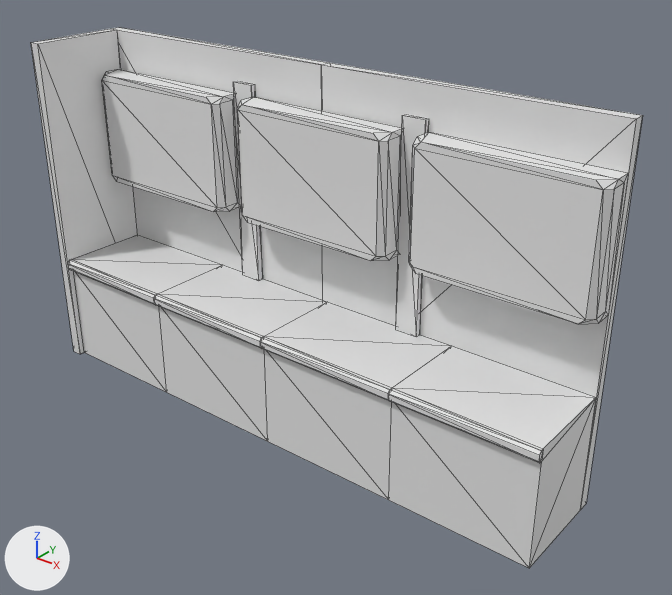
Two versions of the glTF model SpaceHorrorGame/assets/Walls/Large/Kitchen_Wall.gltf, one commit apart.
Rendered twice from a camera (50 mm lens) standing at (9.16, -11.28, 9.01) and looking at (0.71, -0.72, 2.46). Arrows for +X, +Y and +Z are at lower left; the lights stay in place. Mesh edges are drawn as thin lines. Where no turn or scale is listed for an object, it has been applied to the vertices. Vertices at the same position are counted once.

Names of what the first picture shows: 'Cabinet.001', 'Cabinet.002', 'Cabinet.003', 'Counter', 'Counter.001', 'Counter.002', 'Counter.003', 'Door_Wall', 'Light_Strip', 'Wall_Divier'.
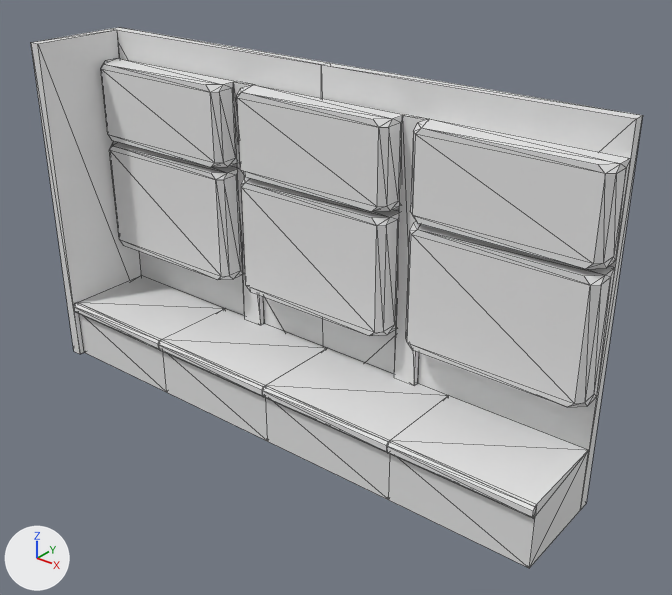
Boxes [x1, y1, x2, y2] around the edits, measured in the pictures (672 x 595 px; the box of a moved part takes in the faces that stretch with it):
'Cabinet.003', reshaped: before [409, 132, 628, 324]; after [406, 118, 630, 407]
'Cabinet.001', reshaped (53% taller): before [237, 97, 402, 261]; after [237, 85, 405, 336]
'Counter.003', reshaped (22% shorter): before [388, 346, 596, 568]; after [386, 396, 589, 568]
'Cabinet.002', reshaped (55% taller): before [102, 69, 239, 212]; after [101, 58, 243, 280]
'Counter.002', reshaped (23% shorter): before [260, 302, 451, 500]; after [262, 348, 449, 500]
'Counter.001', reshaped (24% shorter): before [154, 265, 326, 441]; after [158, 308, 327, 441]
'Counter', reshaped (26% shorter): before [68, 235, 222, 392]; after [74, 276, 225, 392]
part 1 of me_cube_005, moved or reshaped: before [409, 132, 628, 324]; after [406, 221, 615, 407]
part 2 of me_cube_005, added: after [410, 118, 630, 269]

What changed in the scene script:
```text
Change me_cube_005:
    used by ob_cabinet_003; location = (0.0, -0.1, 0.0)
    remove me_cube_005.from_pydata(...)  # 32 vertices, 44 faces; spans x -5.0..5.0, y -0.6..-0.1, z 3.3..5.3
    add me_cube_005.from_pydata(...)  # 48 vertices, 88 faces; spans x 2.0..5.0, y -0.6..-0.1, z 2.0..5.5
    me_cube_005 part 1: the loose piece of 24 vertices spanning x 2.0..5.0, y -0.6..-0.1, z 3.3..5.3 is moved by (0.0, 0.0, -1.3)
    me_cube_005 part 2: a new loose piece of 24 vertices spanning x 2.0..5.0, y -0.6..-0.1, z 4.1..5.5
Change me_cube_008:
    where me_cube_008.from_pydata(...)  # 18 vertices, 32 faces; spans x -4.8..-2.4, y -1.8..-0.1, z 0.0..2.0
    used by ob_counter; location = (0.0, -0.1, 0.0)
    me_cube_008 part 3: all 14 vertices in x -4.8..-2.4, y -1.8..-0.1, z 1.8..2.0 are moved by (0.0, 0.0, -0.9)
Change me_cube_015:
    where me_cube_015.from_pydata(...)  # 18 vertices, 32 faces; spans x -2.4..0.1, y -1.8..-0.1, z 0.0..2.0
    used by ob_counter_001; location = (0.0, -0.1, 0.0)
    me_cube_015 part 4: all 14 vertices in x -2.4..0.1, y -1.8..-0.1, z 1.8..2.0 are moved by (0.0, 0.0, -0.9)
Change me_cube_016:
    where me_cube_016.from_pydata(...)  # 18 vertices, 32 faces; spans x 0.1..2.6, y -1.8..-0.1, z 0.0..2.0
    used by ob_counter_002; location = (0.0, -0.1, 0.0)
    me_cube_016 part 5: all 14 vertices in x 0.1..2.6, y -1.8..-0.1, z 1.8..2.0 are moved by (0.0, 0.0, -0.9)
Change me_cube_017:
    where me_cube_017.from_pydata(...)  # 18 vertices, 32 faces; spans x 2.6..5.0, y -1.8..-0.1, z 0.0..2.0
    used by ob_counter_003; location = (0.0, -0.1, 0.0)
    me_cube_017 part 6: all 14 vertices in x 2.6..5.0, y -1.8..-0.1, z 1.8..2.0 are moved by (0.0, 0.0, -0.9)
Change me_cube_018:
    used by ob_cabinet_002; location = (0.0, -0.1, 0.0)
    remove me_cube_018.from_pydata(...)  # 24 vertices, 44 faces; spans x -4.8..-1.8, y -0.64..-0.14, z 3.3..5.3
    add me_cube_018.from_pydata(...)  # 48 vertices, 88 faces; spans x -4.8..-1.8, y -0.64..-0.14, z 2.0..5.5
    me_cube_018 part 7: 24 vertices removed from x -4.8..-1.8, y -0.64..-0.14, z 3.3..5.3; 48 vertices added at x -4.8..-1.8, y -0.64..-0.14, z 2.0..5.5
Change me_cube_019:
    used by ob_cabinet_001; location = (0.0, -0.1, 0.0)
    remove me_cube_019.from_pydata(...)  # 24 vertices, 44 faces; spans x -1.4..1.6, y -0.64..-0.14, z 3.3..5.3
    add me_cube_019.from_pydata(...)  # 48 vertices, 88 faces; spans x -1.4..1.6, y -0.64..-0.14, z 2.0..5.5
    me_cube_019 part 8: 24 vertices removed from x -1.4..1.6, y -0.64..-0.14, z 3.3..5.3; 48 vertices added at x -1.4..1.6, y -0.64..-0.14, z 2.0..5.5
```
